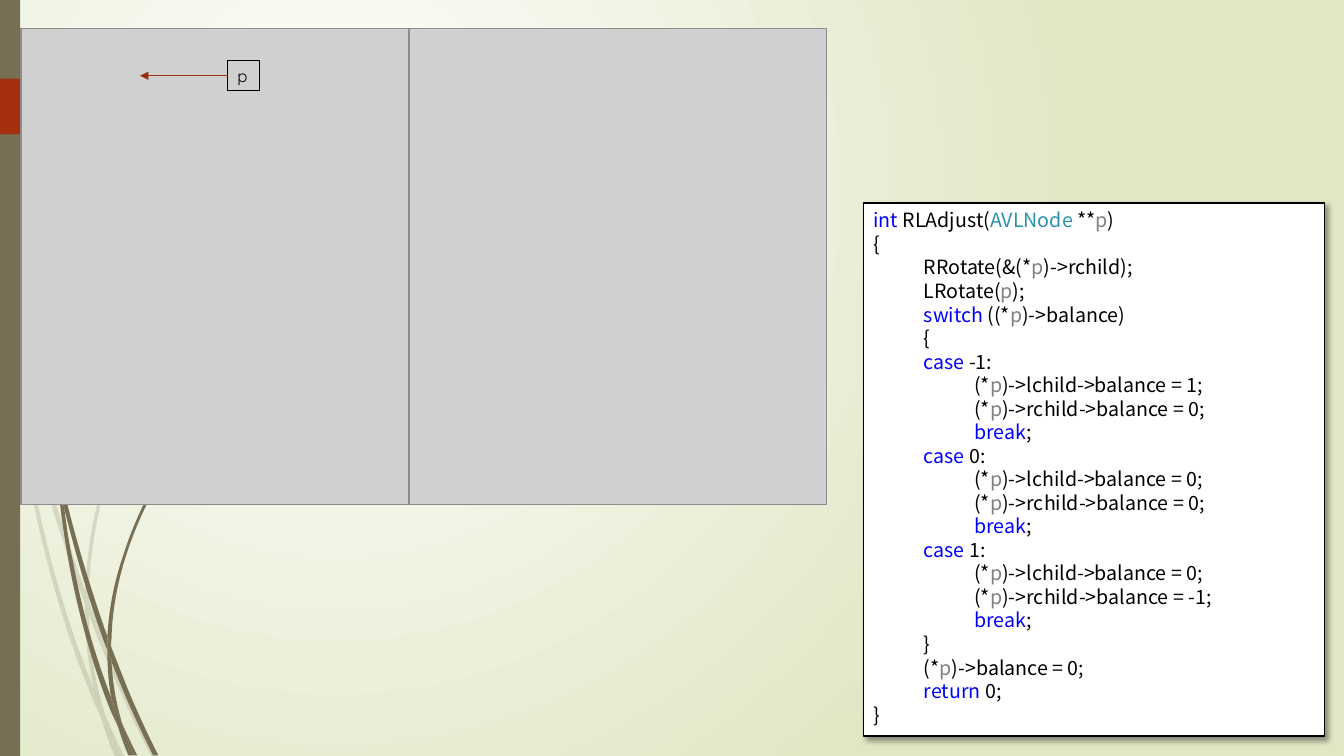
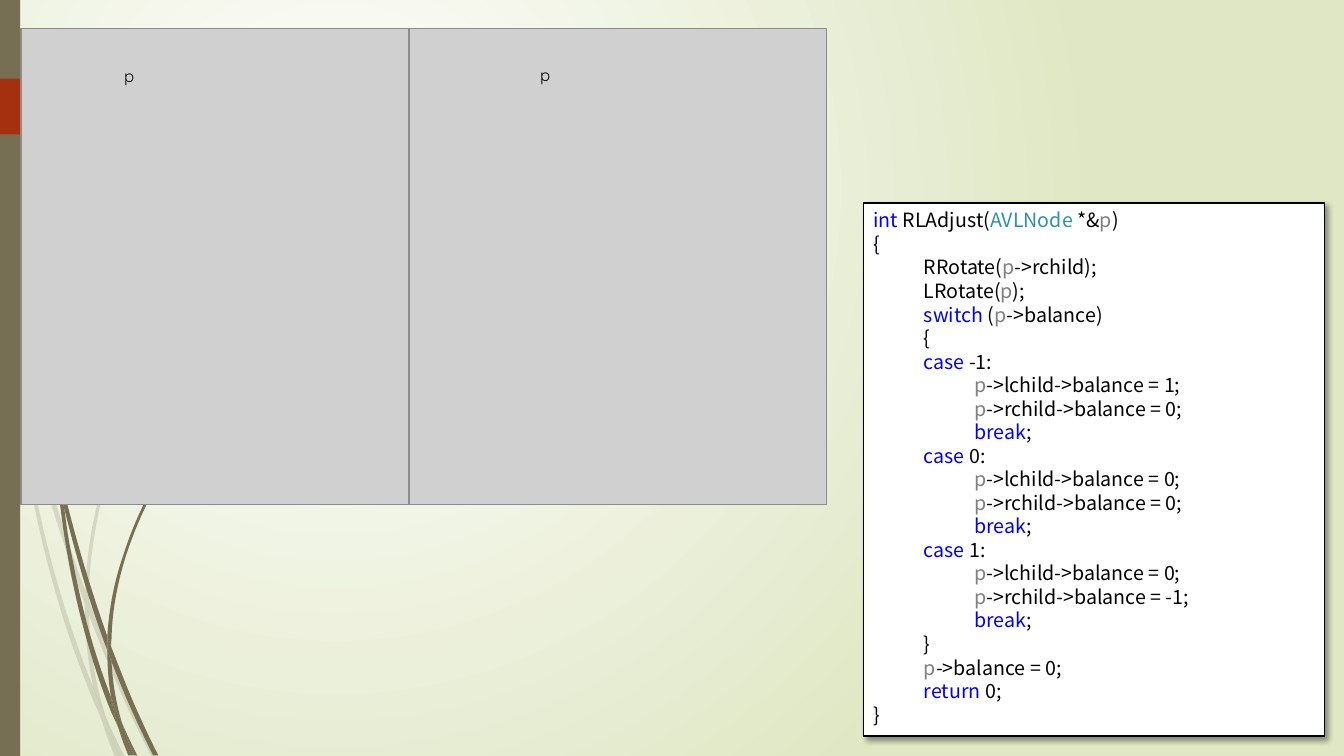
Before and after one commit to TeacherPeng/Datastruct, a slide deck: slide 39 of 教案/第08章 集合与查找.pptx. Drawn at 1344x756 pixels with LibreOffice and Linux fonts; fonts in the diff are those of the drawing; grey boxes stand for pictures. Boxes give left, top, right and bottom in pixels: in the first picture for what was removed or moved away, otherwise in the second. Text is boxed around its words. In the diff, an @@ line names an element or a change of style, - is before the commit and + after.

```diff
--- a/教案/第08章 集合与查找.pptx
+++ b/教案/第08章 集合与查找.pptx
@@ text "p": place and size @@
-text "p" at (228,60,260,91)
+text "p" at (124,73,134,85)
@@ text "p" at (124,73,134,85): outline #000000 0.75 pt to none @@
@@ arrow removed from (228, 76) to (140, 76) @@
@@ text added at (540,72,550,84), 12 pt, text #000000 @@
+p
@@ text in rectangle at (873,211,1118,232): text changed @@
-int RLAdjust(AVLNode **p)
+int RLAdjust(AVLNode *&p)
@@ text in rectangle at (924,258,1097,279): text changed @@
-  RRotate(&(*p)->rchild);
+  RRotate(p->rchild);
@@ text in rectangle at (924,301,1103,327): text changed @@
-  switch ((*p)->balance)
+  switch (p->balance)
@@ text in rectangle at (974,376,1182,421): text changed @@
-    (*p)->lchild->balance = 1;
-    (*p)->rchild->balance = 0;
+    p->lchild->balance = 1;
+    p->rchild->balance = 0;
@@ text in rectangle at (974,470,1182,515): text changed @@
-    (*p)->lchild->balance = 0;
-    (*p)->rchild->balance = 0;
+    p->lchild->balance = 0;
+    p->rchild->balance = 0;
@@ text in rectangle at (974,564,1189,609): text changed @@
-    (*p)->lchild->balance = 0;
-    (*p)->rchild->balance = -1;
+    p->lchild->balance = 0;
+    p->rchild->balance = -1;
@@ text in rectangle at (924,654,1061,680): text changed @@
-  (*p)->balance = 0;
+  p->balance = 0;
```
Also in this commit, not shown: 8 other slides changed, 1 other file.
